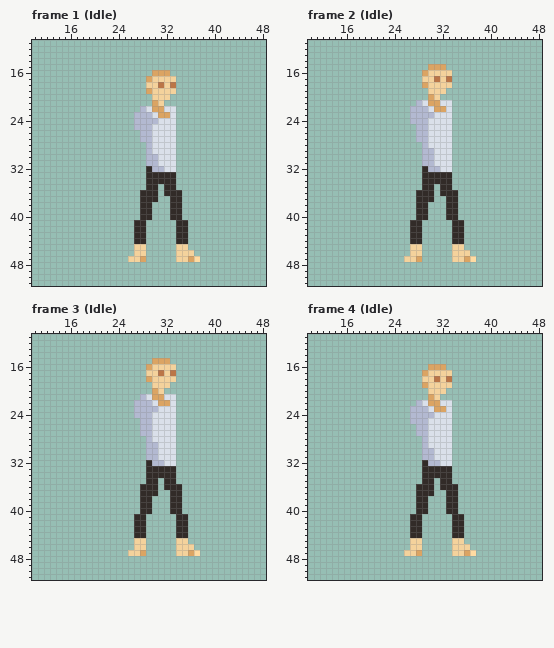
A pixel-art file gets an edit: concept/player_animation.aseprite. The picture above is the old version.
64x64 pixels, 22 frames. Shown: frame 1 (Idle): x 10..48, y 11..51; frame 2 (Idle): x 10..48, y 11..51; frame 3 (Idle): x 10..48, y 11..51; frame 4 (Idle): x 10..48, y 11..51. The commit also changed other frames, which this record leaves out.
And afterwards:
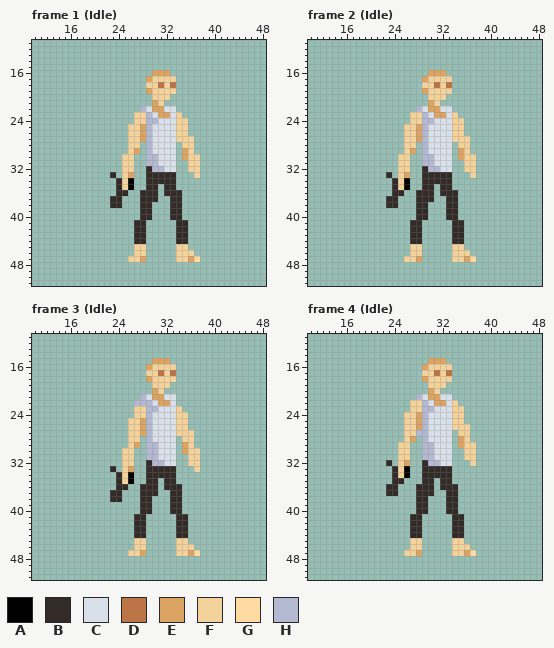
Palette (. is transparent): A #000000  B #322b28  C #dae0ea  D #bb7547  E #dba463  F #f4d29c  G #ffdba2  H #b3b9d1
Edits made:
layer "arms" now shown
Changed rows in their new state; - is an unchanged pixel.
Frame 1 (Idle), layer "arms":
first column x 23:
23 ----FF-----F---
24 ----FF-----FF--
25 ---FFE-----FF--
26 ---FFE-----FF--
27 ---FFE-----FFF-
28 ---FF-------FF-
29 ---FE-------EF-
30 --FF--------EFF
31 --FF---------FF
32 --FF---------FF
33 B-FE----------F
34 -BFA-----------
35 -BFA-----------
36 -BB------------
37 BB-------------
38 BB-------------
Frame 2 (Idle), layers "head", "arms", "chast":
first column x 23:
15 -------...-----
16 ------.EEE.----
17 ------E-F-F----
18 ------F-D-D----
19 ------E---F----
20 -------F-F-----
21 -----..-F..----
22 ----.-CE-C-----
23 ----FF-CEE-F---
24 ----FF-H---FF--
25 ---FFE-----FF--
26 ---FFE-----FF--
27 ---FFE-----FFF-
28 ---FF-------FF-
29 ---FE--C----EF-
30 --FF--------EFF
31 --FF---------FF
32 --FF---------FF
33 B-FE----------F
34 -BFA-----------
35 -BFA-----------
36 -BB------------
37 BB-------------
38 BB-------------
Frame 3 (Idle), layer "arms": the same change as frame 1 (Idle)
Frame 4 (Idle), layers "head", "arms", "chast":
first column x 23:
15 -------EEE-----
16 ------EFFFF----
17 ------F-D-D----
18 ------E-F-F----
19 ------.---.----
20 -------E-.-----
21 -----HC-ECC----
22 ----FFHC-E-F---
23 ----FF-HCC-FF--
24 ---FFE-C---FF--
25 ---FFE-----FF--
26 ---FFE-----FFF-
27 ---FF-------FF-
28 ---FE-------EF-
29 --FF---H----EFF
30 --FF---------FF
31 --FF---------FF
32 B-FE----------F
33 -BFA-----------
34 -BFA-----------
35 -BB------------
36 BB-------------
37 BB-------------
